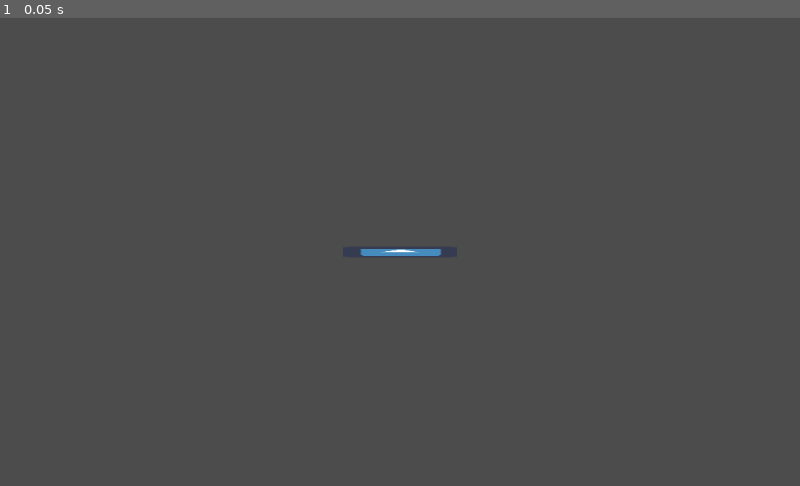
Above: before the commit, frame 1.
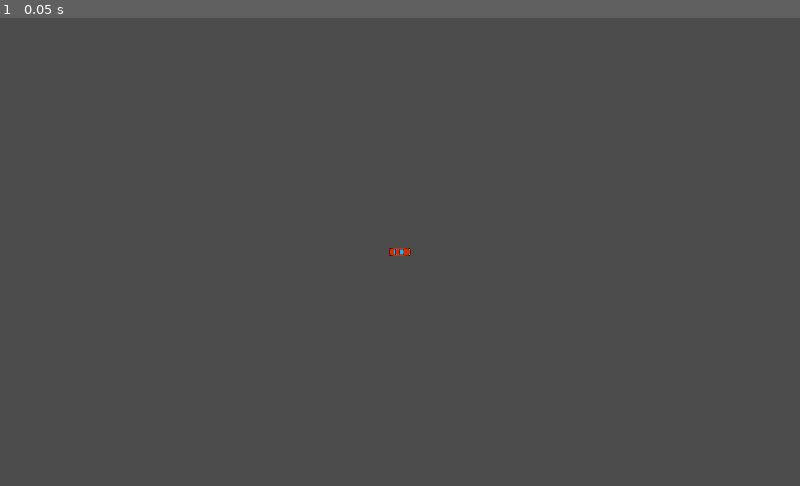
Above: after the commit, the same moment.

Repository: GlitchedRaven/AsympMap
Game: Godot game, scene res://Car.tscn
Two runs of this game, one before a commit and one after it. Both use one fixed random seed, a clock stepped at 60 frames per second and the inputs below. This scene is started directly instead of the project's main scene. The engine's default icon, where the game draws it, is replaced by a stand-in: a white triangle on a blue panel in a dark square.
Inputs:
- Up to frame 1 (0.05 s): no input

The runs differ from the first frame. In frame 1, 0.2% of the frame differs, in the area x 45-56%, y 49-51%.

Commit message:
Added graphics

Diff:
--- a/Car.gd
+++ b/Car.gd
@@ -7,19 +7,19 @@
 puppet var puppet_pos = Vector2()
 
 
-var wheel_base = 50  # Distance from front to rear wheel
-var steering_angle = 15  # Amount that front wheel turns, in degrees
+var wheel_base = 20  # Distance from front to rear wheel
+var steering_angle = 50 # Amount that front wheel turns, in degrees
 var velocity = Vector2.ZERO
 var steer_angle
 
-var engine_power = 800 # Forward acceleration force.
+var engine_power = 200 # Forward acceleration force.
 var friction = -0.9
 var drag = -0.0015
 
-var braking = -400
+var braking = -70
 var max_speed_reverse = 500
 
-var slip_speed = 400  # Speed where traction is reduced
+var slip_speed = 200  # Speed where traction is reduced
 var traction_fast = 0.1  # High-speed traction
 var traction_slow = 0.7  # Low-speed traction
 
--- a/Car.tscn
+++ b/Car.tscn
@@ -1,17 +1,18 @@
 [gd_scene load_steps=4 format=2]
 
-[ext_resource path="res://icon.png" type="Texture" id=1]
+[ext_resource path="res://car-truck1.png" type="Texture" id=1]
 [ext_resource path="res://Car.gd" type="Script" id=2]
 
 [sub_resource type="CapsuleShape2D" id=1]
 radius = 1.52403
-height = 17.6239
+height = 7.03741
 
 [node name="Car" type="KinematicBody2D"]
 script = ExtResource( 2 )
 
 [node name="icon" type="Sprite" parent="."]
-scale = Vector2( 0.279999, 0.0400008 )
+rotation = 1.5708
+scale = Vector2( 0.111, 0.155 )
 texture = ExtResource( 1 )
 
 [node name="Collider" type="CollisionShape2D" parent="."]
@@ -21,4 +22,4 @@
 [node name="Camera2D" type="Camera2D" parent="."]
 rotation = -2.38419e-07
 current = true
-zoom = Vector2( 0.123, 0.185 )
+zoom = Vector2( 0.299, 0.291 )
--- a/Troyes.tscn
+++ b/Troyes.tscn
@@ -1174,7 +1174,6 @@
 polygon = PoolVector2Array( -454.5, 2405.5, -469.5, 2405.5, -469.5, 2390.5, -454.5, 2390.5 )
 
 [node name="Troyes" type="Sprite" parent="Collision2"]
-visible = false
 texture = ExtResource( 4 )
 
 [node name="SpawnPoints" type="Node2D" parent="."]
Binary file added: car-truck1.png
Not shown, added: car-truck1.png.import
Binary file added: car-truck2.png
Not shown, added: car-truck2.png.import
Binary file added: car-truck3.png
Not shown, added: car-truck3.png.import
